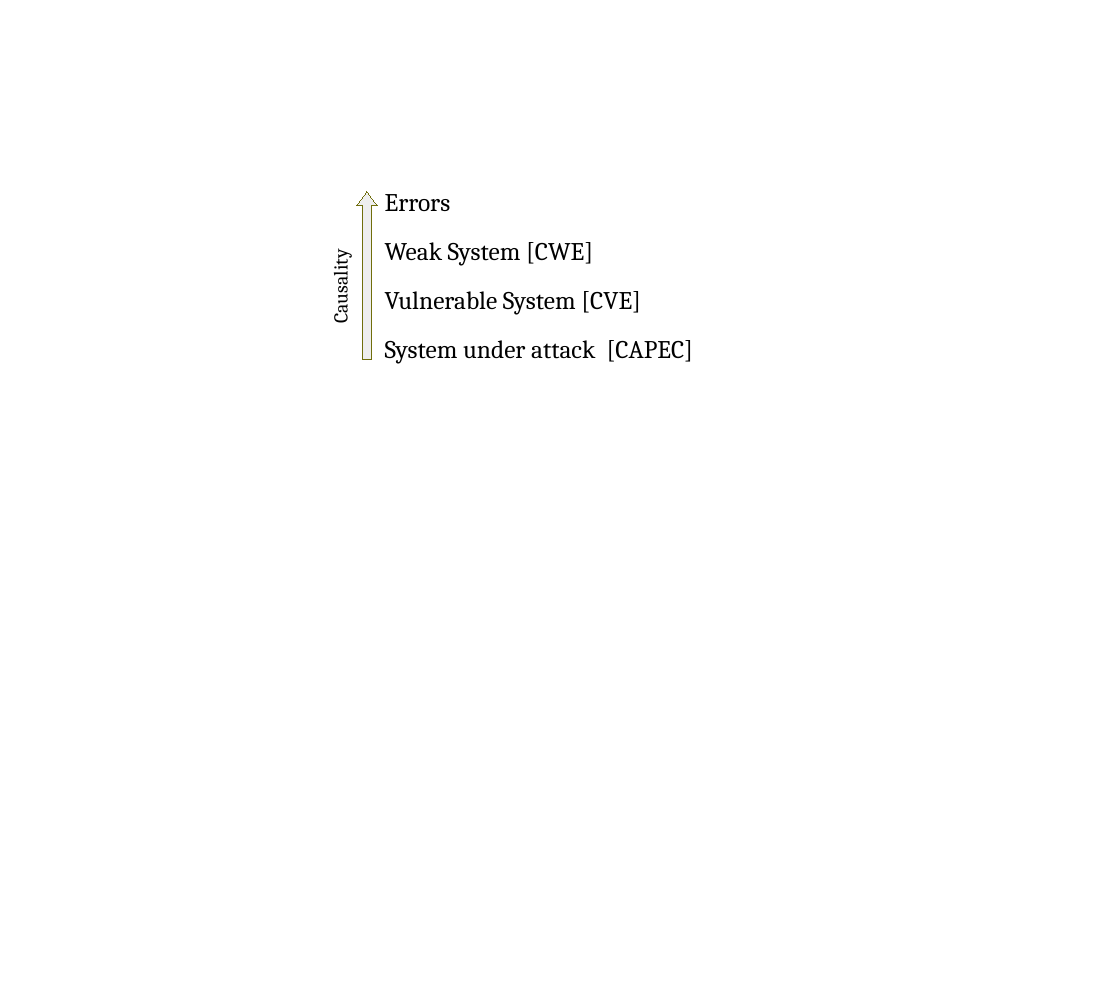
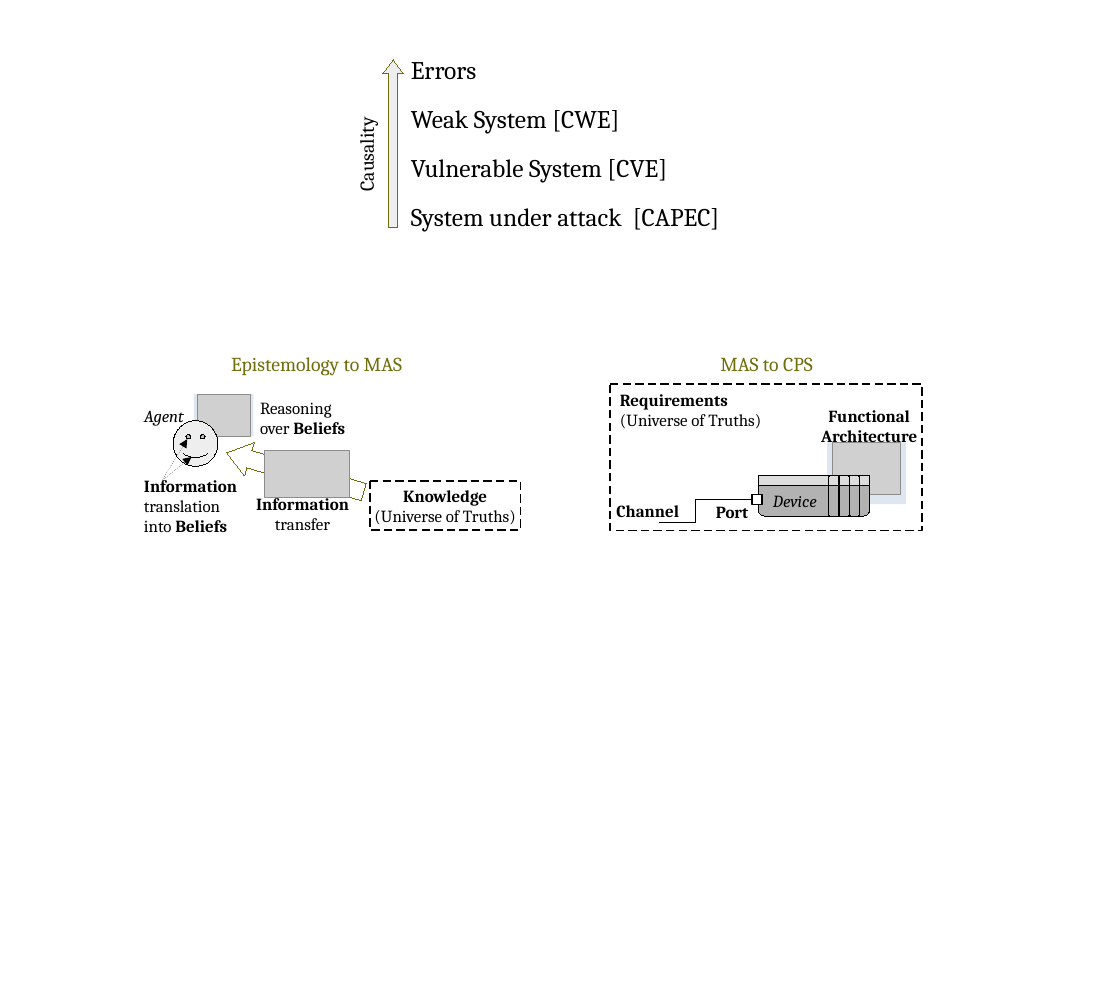
Before and after one commit to v-research/cybersecurity, a slide deck: slide 29 of reports/images/v-research_images_v1.0.odp. Drawn at 1120x1000 pixels with LibreOffice and Linux fonts; fonts in the diff are those of the drawing; grey boxes stand for pictures. Boxes give left, top, right and bottom in pixels: in the first picture for what was removed or moved away, otherwise in the second. Text is boxed around its words. In the diff, an @@ line names an element or a change of style, - is before the commit and + after.

Commit message:
minor changes

```diff
--- a/reports/images/v-research_images_v1.0.odp
+++ b/reports/images/v-research_images_v1.0.odp
@@ 5 texts, 1 down arrow: place and size @@
-5 texts, 1 down arrow at [327, 192, 694, 364]
+5 texts, 1 down arrow at [353, 60, 720, 232]
@@ text added at [231, 357, 402, 376], 14 pt, text #706E0C @@
+Epistemology to MAS
@@ text added at [720, 357, 813, 371], 14 pt, text #706E0C @@
+MAS to CPS
@@ rounded rectangle added at [610, 384, 922, 531], outline #000000 0.99 pt @@
@@ text added at [144, 410, 184, 427], 12 pt, text #000000, italic @@
+Agent
@@ rectangle added at [194, 394, 254, 436], fill #DEE6EF @@
@@ picture added at [198, 394, 250, 436] @@
@@ text added at [260, 402, 345, 434], 12 pt, text #000000 @@
+Reasoning
+over Beliefs
@@ text added at [620, 394, 761, 429], 12 pt, text #000000 @@
+Requirements
+(Universe of Truths)
@@ text added at [821, 410, 917, 447], 12 pt, text #000000, bold @@
+Functional Architecture
@@ arrow added from (162, 481) to (187, 439), #000000 0 pt dashed @@
@@ smiley face added at [173, 421, 217, 466], fill #EEEEEE, outline #000000 0 pt @@
@@ right arrow added at [223, 436, 369, 509], outline #706E0C 0 pt @@
@@ rectangle added at [827, 442, 907, 504], fill #DEE6EF @@
@@ picture added at [832, 442, 900, 494] @@
@@ text added at [144, 476, 237, 532], 12 pt, text #000000, bold @@
+Information
+translation
+into Beliefs
@@ arrow added from (162, 481) to (191, 457), #000000 0 pt dashed @@
@@ picture added at [264, 451, 350, 498] @@
@@ rounded rectangle added at [758, 476, 870, 516], fill #B2B2B2, outline #000000 0 pt @@
@@ rounded rectangle added at [758, 476, 870, 486], fill #DDDDDD, outline #000000 0 pt @@
@@ freeform shape added at [829, 476, 839, 516], outline #000000 0 pt @@
@@ freeform shape added at [839, 476, 850, 516], outline #000000 0 pt @@
@@ freeform shape added at [850, 476, 860, 516], outline #000000 0 pt @@
@@ text added at [256, 495, 349, 530], 12 pt, text #000000, bold @@
+Information
+transfer
@@ rounded rectangle added at [370, 481, 520, 530], outline #000000 0.99 pt @@
@@ text added at [374, 490, 516, 524], 12 pt, text #000000 @@
+Knowledge
+(Universe of Truths)
@@ text added at [616, 505, 679, 517], 12 pt, text #000000, bold @@
+Channel
@@ elbow line added from (752, 500) to (660, 522), #000000 0 pt @@
@@ text added at [716, 506, 748, 518], 12 pt, text #000000, bold @@
+Port
@@ rectangle added at [752, 495, 762, 505], fill #FFFFFF, outline #000000 0.99 pt @@
@@ text added at [773, 495, 817, 507], 12 pt, text #000000, italic @@
+Device
```
